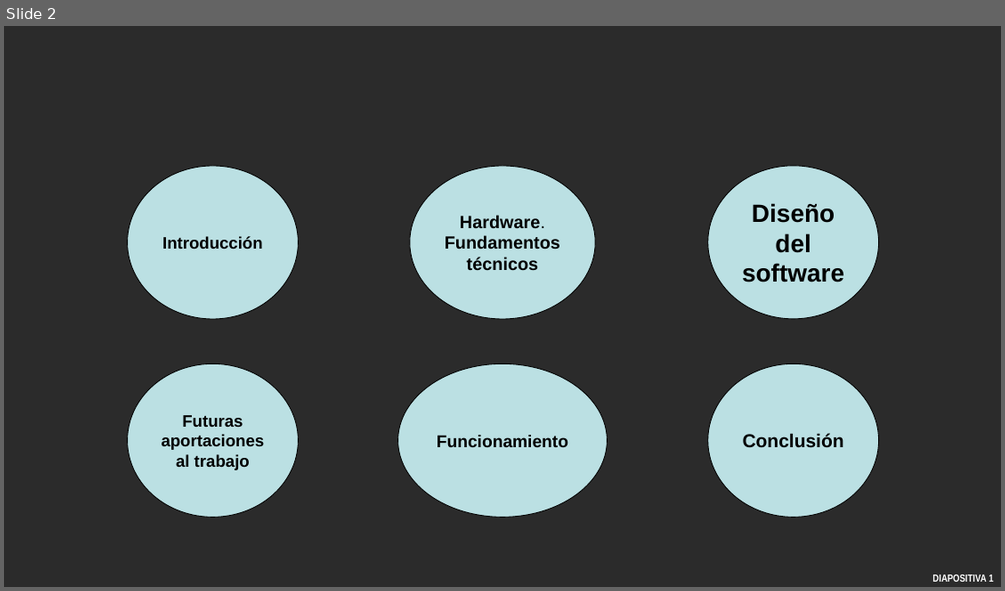
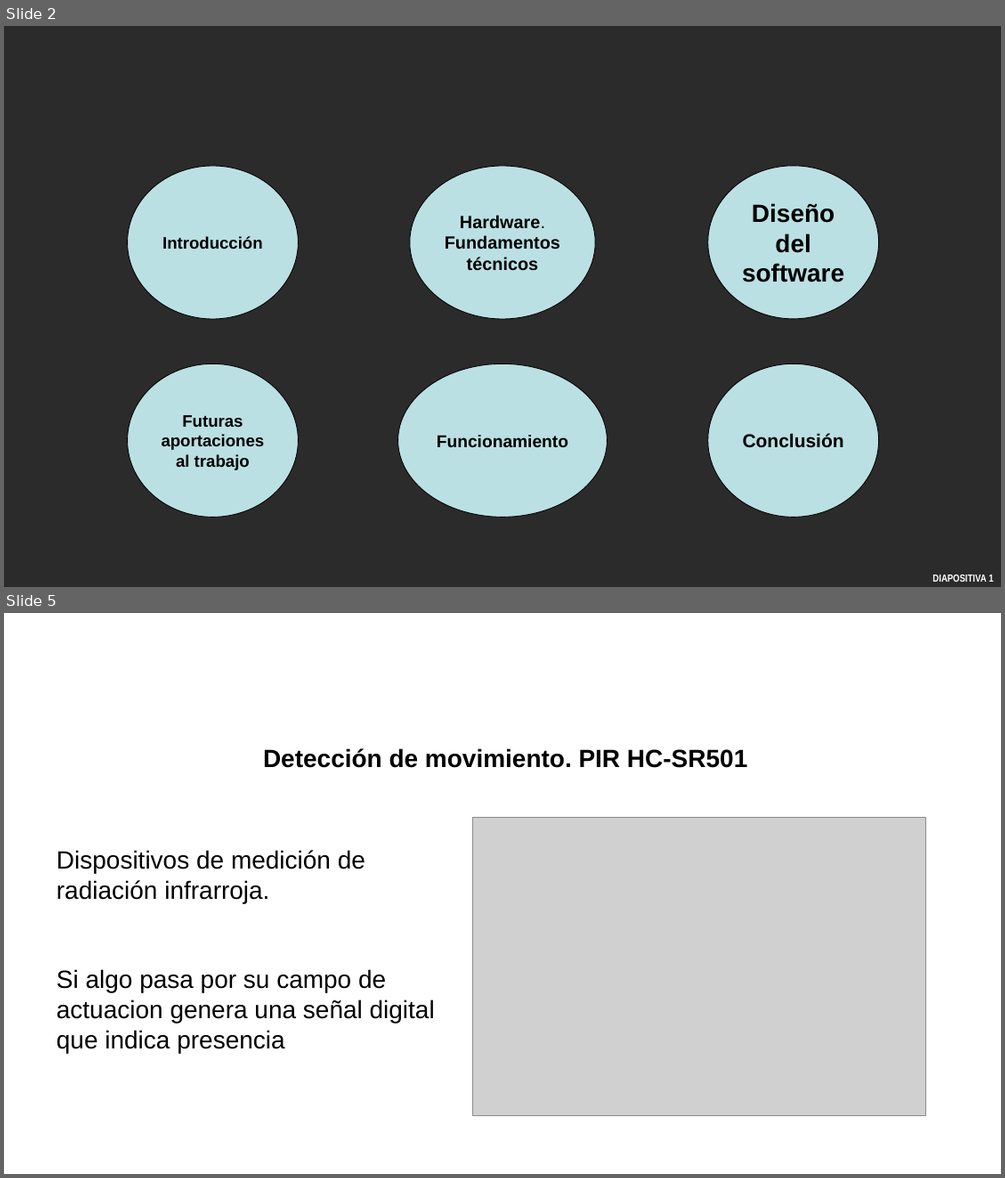
Before and after one commit to aigora/twA109-jaime-pablo-sara, a slide deck: trabajoinformatica_sinterminar.pptx. Shown one above the other, each under a label of ours: slide 2 before the commit, slides 2 and 5 after it; the slides between them are not shown. The pictures are 1005x591 and 1005x1178 pixels, drawn with LibreOffice and Linux fonts; fonts in the diff are those of the drawing; grey boxes stand for pictures; background and template pictures are left out; a plain dark background stands for a picture behind light text. Boxes give left, top, right and bottom in pixels: in the first picture for what was removed or moved away, otherwise in the second. Text is boxed around its words. In the diff, an @@ line names an element or a change of style, - is before the commit and + after.

```diff
--- a/trabajoinformatica_sinterminar.pptx
+++ b/trabajoinformatica_sinterminar.pptx
@@ slide 5 added at bbox=[4, 613, 1001, 1174], background picture (left out) @@
@@ text added at bbox=[263, 748, 747, 768], 24 pt, text #000000, bold @@
+  Detección de movimiento. PIR HC-SR501
@@ picture added at bbox=[473, 817, 925, 1116] @@
@@ text added at bbox=[57, 850, 435, 1053], 24 pt, text #000000 @@
+Dispositivos de medición de radiación infrarroja.
+Si algo pasa por su campo de actuacion genera una señal digital que indica presencia
@@ page number added at bbox=[793, 1155, 1001, 1174], 10 pt, text #FFFFFF, bold @@
+DIAPOSITIVA 4
```
Also in this commit, not shown: 14 other slides added, 2 slides removed.
